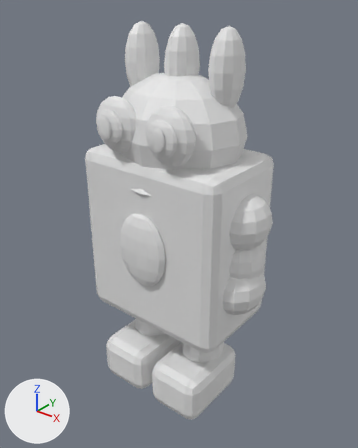
The FBX model Assets/SourceFiles/Prototype/Resources/Courtyard/Guardian.fbx as it was, and as the next commit left it.
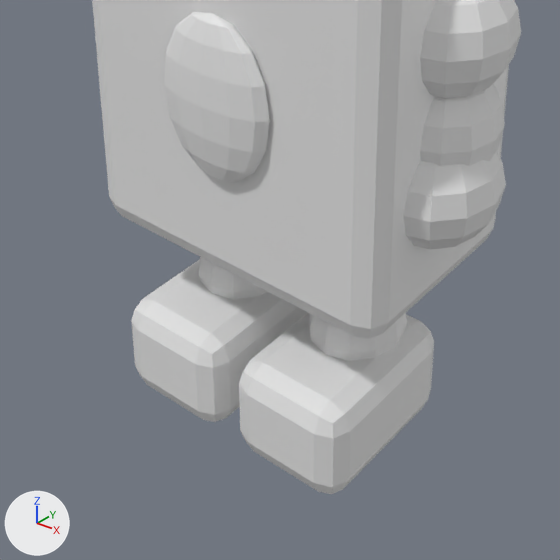
Old and new are each drawn whole from a 50 mm lens placed at (1.79, -2.23, 2.58), pointed at (0.02, -0.02, 1.21) and again close up on the part from 14% to 81% of the width and 47% to 100% of the height. The lights are fixed; the arrows at lower left show +X, +Y and +Z. The older version's two pictures come first.

The older version as bpy lines, for what is in view:
```python
me_cube = bpy.data.meshes.new('Cube')
me_cube.from_pydata(...)  # 2060 vertices, 2274 faces; spans x -0.65..0.65, y -0.41..0.35, z -1.14..1.26
# faces by material slot: [342, 960, 288, 300, 288, 96]
me_cube.materials.append(mat_green)  # white #e7e7e7
me_cube.materials.append(mat_teal)  # white #e7e7e7
me_cube.materials.append(mat_ivory)  # white #e7e7e7
me_cube.materials.append(mat_black)  # white #e7e7e7
me_cube.materials.append(mat_violet)  # white #e7e7e7
me_cube.materials.append(mat_glass)  # white #e7e7e7
ob_drforms_guardian = bpy.data.objects.new('DrForms_Guardian', me_cube)
ob_drforms_guardian.location = (0.0, 0.0, 1.13)
```
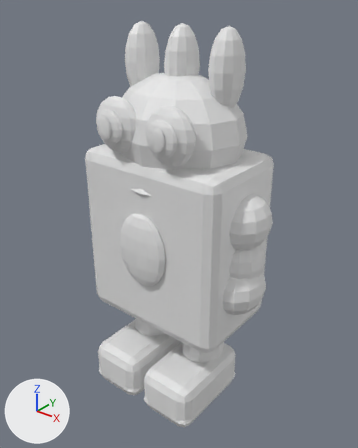
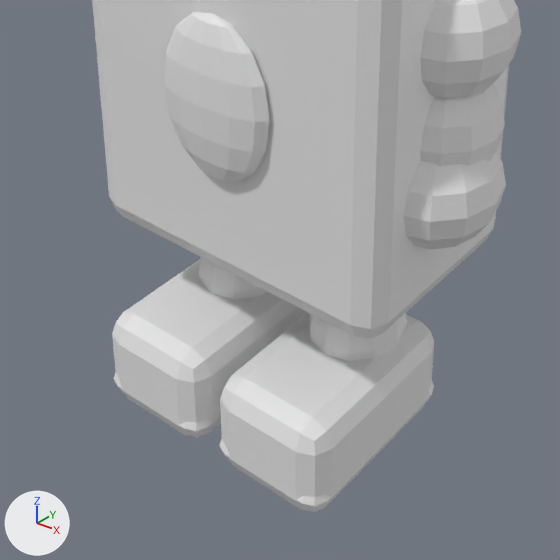
Scene script edits in JSON lines:
```json
{"block": "me_cube", "where": "# used by ob_drforms_guardian; location = (0.0, 0.0, 1.13)"}
{"op": "remove", "block": "me_cube", "code": "me_cube.from_pydata(...)  # 2060 vertices, 2274 faces; spans x -0.65..0.65, y -0.41..0.35, z -1.14..1.26"}
{"op": "add", "block": "me_cube", "code": "me_cube.from_pydata(...)  # 2151 vertices, 2358 faces; spans x -0.65..0.65, y -0.44..0.35, z -1.14..1.26"}
{"block": "me_cube", "change": "me_cube part 1: a new loose piece of 46 vertices spanning x -0.41..-0.03, y -0.44..0.18, z -1.12..-1.02, in mat_black (white #e7e7e7)"}
{"block": "me_cube", "change": "me_cube part 2: a new loose piece of 45 vertices spanning x 0.03..0.41, y -0.44..0.18, z -1.12..-1.02, in mat_black (white #e7e7e7)"}
{"block": "me_cube", "change": "me_cube part 3"}
{"block": "me_cube", "change": "56 vertices in x -0.41..0.41, y -0.36..-0.29, z -1.14..-0.82 move by (0.0, -0.08, 0.0)"}
```

Changed parts and their boxes (x1, y1, x2, y2) in the close-ups (560 x 560 px; the box of a moved part takes in the faces that stretch with it):
```json
{"object": "DrForms_Guardian", "change": "reshaped", "before": [92, 0, 521, 494], "after": [92, 0, 521, 512]}
{"part": 1, "of": "me_cube", "change": "added", "after": [113, 372, 213, 436]}
{"part": 2, "of": "me_cube", "change": "added", "after": [219, 381, 434, 511]}
{"part": 3, "of": "me_cube", "change": "moved or reshaped", "before": [131, 259, 431, 494], "after": [112, 259, 431, 512]}
```
